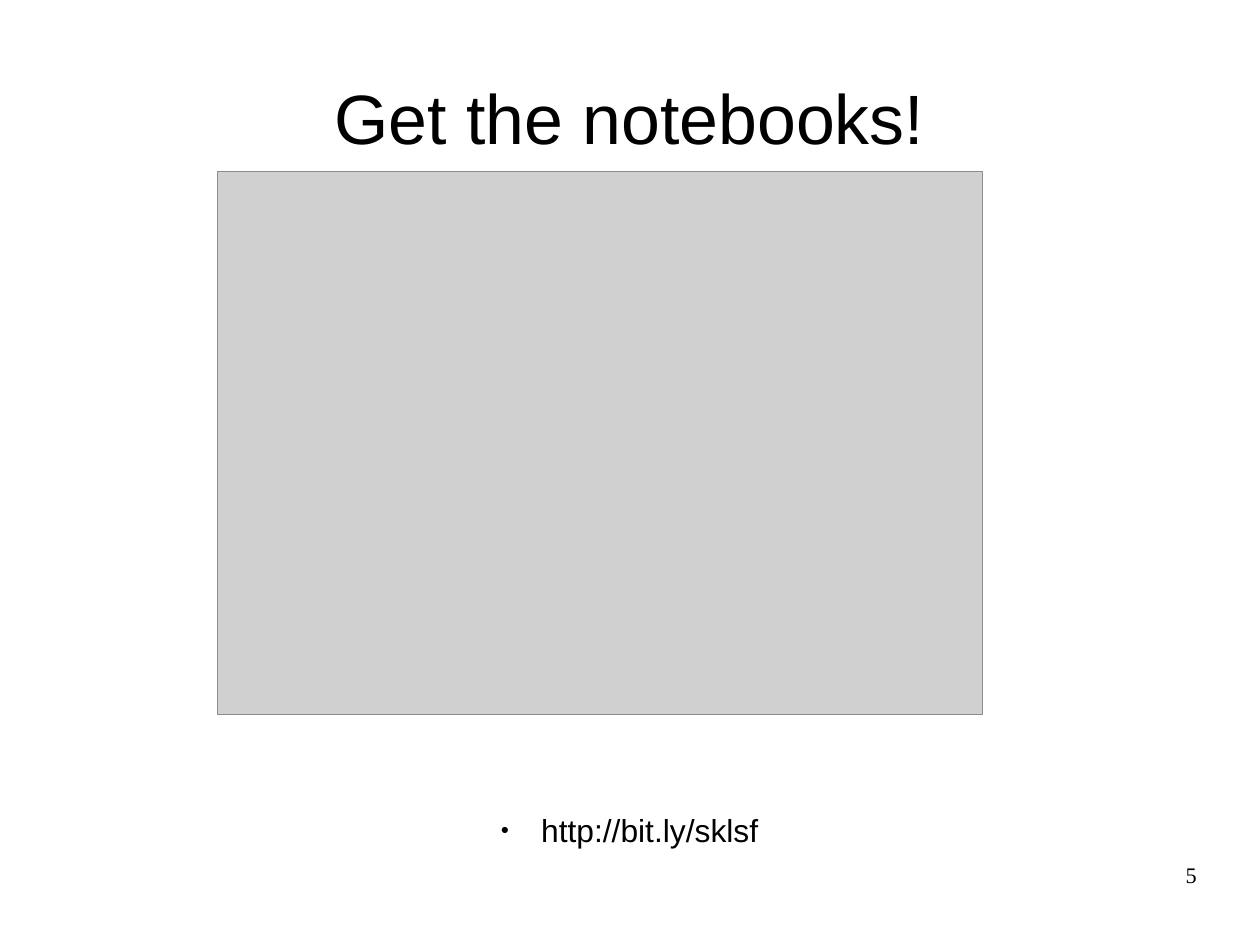
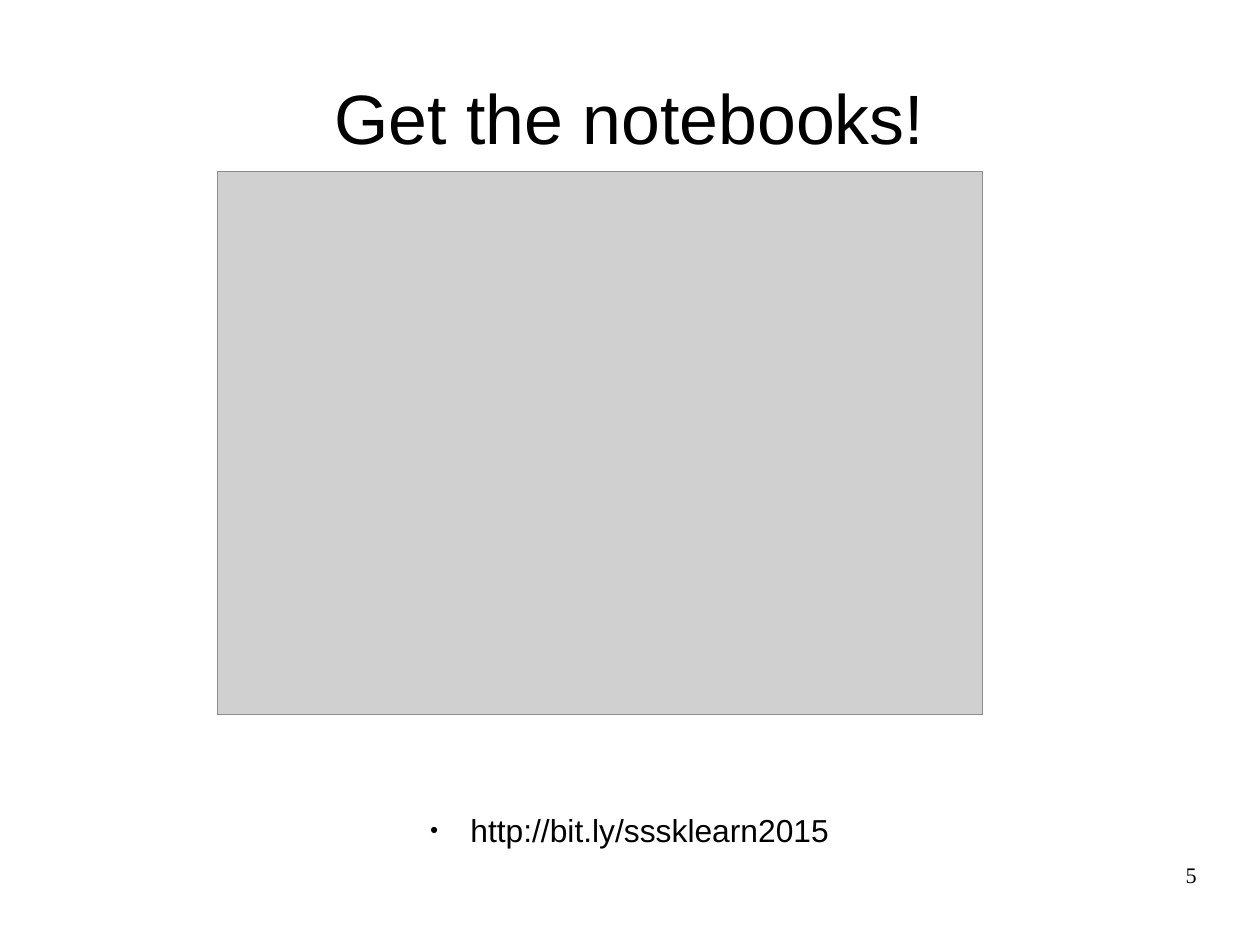
Before and after one commit to amueller/strata-nyc-2016, a slide deck: slide 5 of machine-learning-with-scikit-learn-strata-singapore-2015.odp. Drawn at 1260x945 pixels with LibreOffice and Linux fonts; fonts in the diff are those of the drawing; grey boxes stand for pictures. Boxes give left, top, right and bottom in pixels: in the first picture for what was removed or moved away, otherwise in the second. Text is boxed around its words. In the diff, an @@ line names an element or a change of style, - is before the commit and + after.

```diff
--- a/machine-learning-with-scikit-learn-strata-singapore-2015.odp
+++ b/machine-learning-with-scikit-learn-strata-singapore-2015.odp
@@ text at <box>470,819,828,847</box>: text changed @@
-● http://bit.ly/sklsf
+● http://bit.ly/sssklearn2015
```
Also in this commit, not shown: 2 other slides changed, 1 other file.
